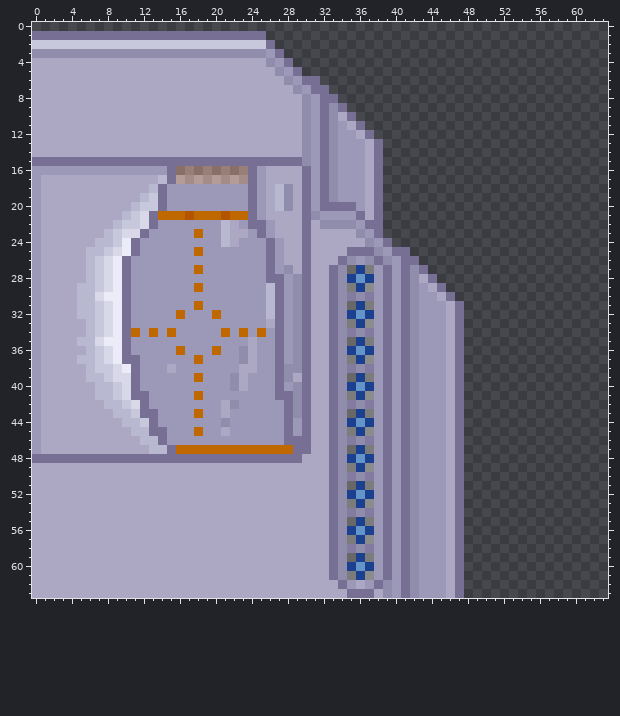
Two versions of one pixel-art sprite, Resources/Facilities/crashed_ship_righthangar_inprogress.png. The picture above was drawn from the file before the commit.
The file is 64x64 pixels.
Now the later version:
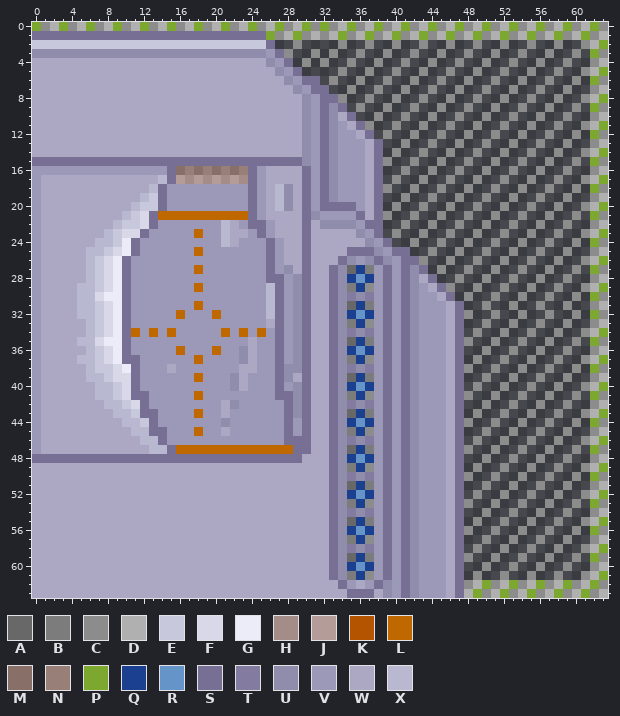
Palette (. is transparent): A #686868  B #7c7c7c  C #8c8c8c  D #b0b0b0  E #c8c8dc  F #d8d8e8  G #ececf8  H #a48c88  J #b49c98  K #b45400  L #c06800  M #887068  N #988078  P #7ca830  Q #1c4090  R #6494c8  S #787094  T #847ca0  U #908cac  V #9c98b8  W #aca8c4  X #b8b8d0
Edits made:
Changed rows in their new state; - is an unchanged pixel.
first column x 0:
 0 PCDPCDPCDPCDPCDPCDPCDPCDPCDPCDPCPCDPCDPCDPCDPCDPCDPCDPCDPCDPCDPC
 1 --------------------------PCDPCDCDPCDPCDPCDPCDPCDPCDPCDPCDPCDPCD
 2 -----------------------------C----C--C--C--C--C--C--C--C--C--CDP
 3 ----------------------------C--C-C--C--C--C--C--C--C--C--C--C-PC
 4 ------------------------------C-C--C--C--C--C--C--C--C--C--C--CD
 5 ----------------------------------C--C--C--C--C--C--C--C--C--CDP
 6 ---------------------------------C--C--C--C--C--C--C--C--C--C-PC
 7 -----------------------------------C--C--C--C--C--C--C--C--C--CD
 8 ----------------------------------C--C--C--C--C--C--C--C--C--CDP
 9 ------------------------------------C--C--C--C--C--C--C--C--C-PC
10 --------------------------------------C--C--C--C--C--C--C--C--CD
11 -------------------------------------C--C--C--C--C--C--C--C--CDP
12 ---------------------------------------C--C--C--C--C--C--C--C-PC
13 -----------------------------------------C--C--C--C--C--C--C--CD
14 ----------------------------------------C--C--C--C--C--C--C--CDP
15 ---------------------------------------C--C--C--C--C--C--C--C-PC
16 -----------------------------------------C--C--C--C--C--C--C--CD
17 ----------------------------------------C--C--C--C--C--C--C--CDP
18 ---------------------------------------C--C--C--C--C--C--C--C-PC
19 -----------------------------------------C--C--C--C--C--C--C--CD
20 ----------------------------------------C--C--C--C--C--C--C--CDP
21 -----------------L---L-----------------C--C--C--C--C--C--C--C-PC
22 -----------------------------------------C--C--C--C--C--C--C--CD
23 ----------------------------------------C--C--C--C--C--C--C--CDP
24 ------------------------------------------C--C--C--C--C--C--C-PC
25 --------------------------------------------C--C--C--C--C--C--CD
26 -------------------------------------------C--C--C--C--C--C--CDP
27 ---------------------------------------------C--C--C--C--C--C-PC
28 -----------------------------------------------C--C--C--C--C--CD
29 ----------------------------------------------C--C--C--C--C--CDP
30 ------------------------------------------------C--C--C--C--C-PC
31 --------------------------------------------------C--C--C--C--CD
32 ------------------------------------------------C--C--C--C--C-PC
33 --------------------------------------------------C--C--C--C--CD
34 -------------------------------------------------C--C--C--C--CDP
35 ------------------------------------------------C--C--C--C--C-PC
36 --------------------------------------------------C--C--C--C--CD
37 -------------------------------------------------C--C--C--C--CDP
38 ------------------------------------------------C--C--C--C--C-PC
39 --------------------------------------------------C--C--C--C--CD
40 -------------------------------------------------C--C--C--C--CDP
41 ------------------------------------------------C--C--C--C--C-PC
42 --------------------------------------------------C--C--C--C--CD
43 -------------------------------------------------C--C--C--C--CDP
44 ------------------------------------------------C--C--C--C--C-PC
45 --------------------------------------------------C--C--C--C--CD
46 -------------------------------------------------C--C--C--C--CDP
47 ------------------------------------------------C--C--C--C--C-PC
48 --------------------------------------------------C--C--C--C--CD
49 -------------------------------------------------C--C--C--C--CDP
50 ------------------------------------------------C--C--C--C--C-PC
51 --------------------------------------------------C--C--C--C--CD
52 -------------------------------------------------C--C--C--C--CDP
53 ------------------------------------------------C--C--C--C--C-PC
54 --------------------------------------------------C--C--C--C--CD
55 -------------------------------------------------C--C--C--C--CDP
56 ------------------------------------------------C--C--C--C--C-PC
57 --------------------------------------------------C--C--C--C--CD
58 -------------------------------------------------C--C--C--C--CDP
59 ------------------------------------------------C--C--C--C--C-PC
60 --------------------------------------------------C--C--C--C--CD
61 -------------------------------------------------C--C--C--C--CDP
62 ------------------------------------------------CDPCDPCDPCDPCDPC
63 ------------------------------------------------DPCDPCDPCDPCDPCD
Where, in picture pixels (left, top, right, bottom), the same in both pictures:
changed: (32, 22, 608, 598)
